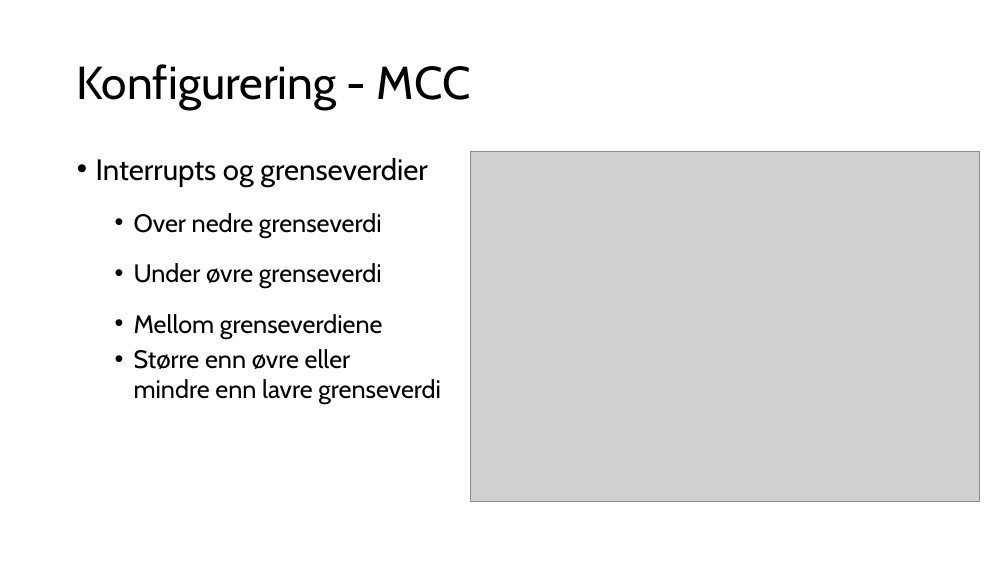
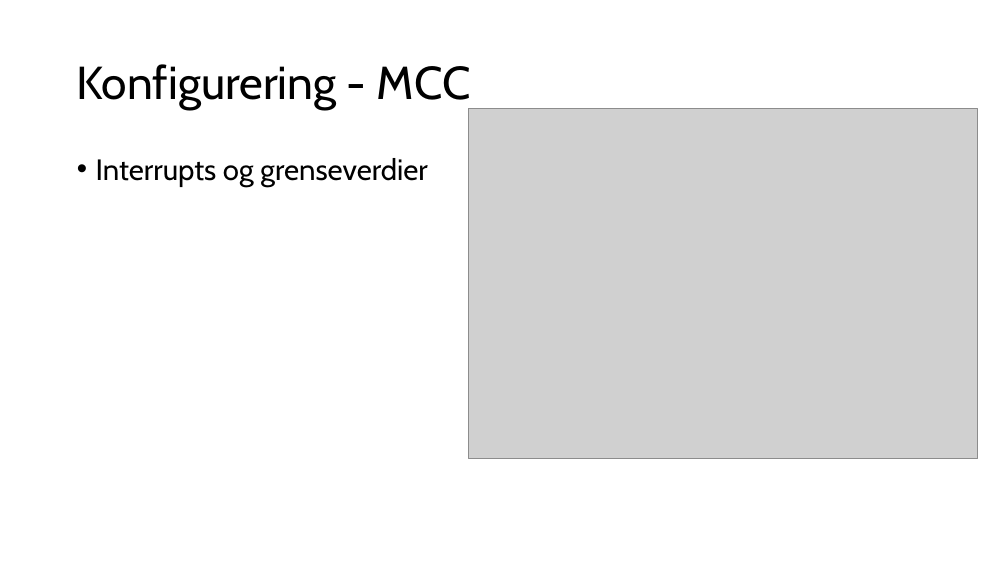
Before and after one commit to ElektraVerksted/AVR-kurs, a slide deck: slide 11 of Kursdag 2/Dag to.pptx (slide 12 before the commit). Drawn at 1008x567 pixels with LibreOffice and Linux fonts; fonts in the diff are those of the drawing; grey boxes stand for pictures. Boxes give left, top, right and bottom in pixels: in the first picture for what was removed or moved away, otherwise in the second. Text is boxed around its words. In the diff, an @@ line names an element or a change of style, - is before the commit and + after.

```diff
--- a/Kursdag 2/Dag to.pptx
+++ b/Kursdag 2/Dag to.pptx
@@ picture: place and size @@
-picture at box(470, 151, 979, 502)
+picture at box(469, 108, 978, 459)
@@ text at box(134, 213, 441, 405): paragraphs removed @@
-  • Over nedre grenseverdi
-  • Under øvre grenseverdi
-  • Mellom grenseverdiene
-  • Større enn øvre eller
-    mindre enn lavre grenseverdi
```
Also in this commit, not shown: 6 other slides changed, 4 slides removed, 2 other files.
